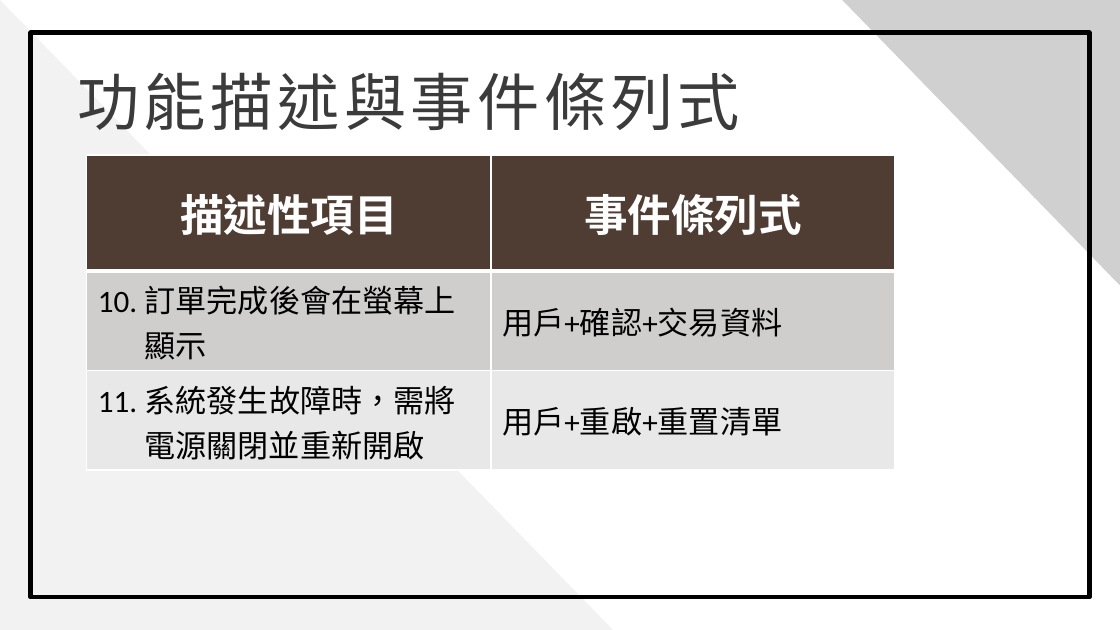
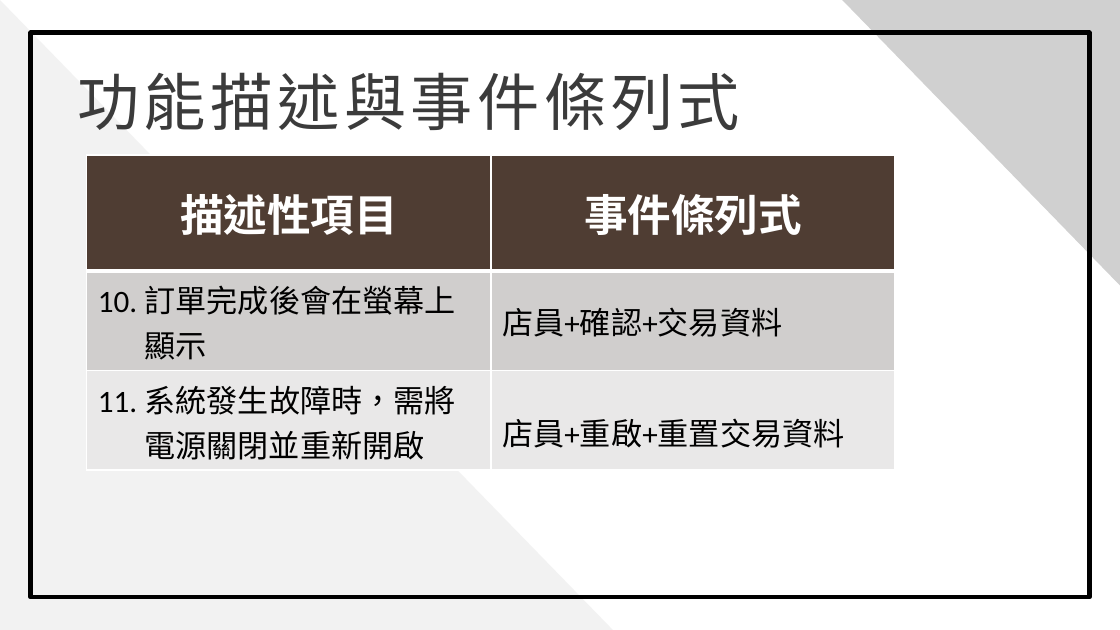
Before and after one commit to 0451030/108_SE_Team8, a slide deck: slide 8 of 軟體工程_期中報告.pptx. Drawn at 1120x630 pixels with LibreOffice and Linux fonts; fonts in the diff are those of the drawing; grey boxes stand for pictures; background and template pictures are left out. Boxes give left, top, right and bottom in pixels: in the first picture for what was removed or moved away, otherwise in the second. Text is boxed around its words. In the diff, an @@ line names an element or a change of style, - is before the commit and + after.

```diff
--- a/軟體工程_期中報告.pptx
+++ b/軟體工程_期中報告.pptx
@@ table at box(86, 155, 895, 469) @@
-row 2, column 2: 用戶+確認+交易資料
+row 2, column 2: 店員+確認+交易資料
-row 3, column 2: 用戶+重啟+重置清單
+row 3, column 2: 店員+重啟+重置交易資料
```
Also in this commit, not shown: 6 other slides changed, 11 slides added, 1 slide removed.
